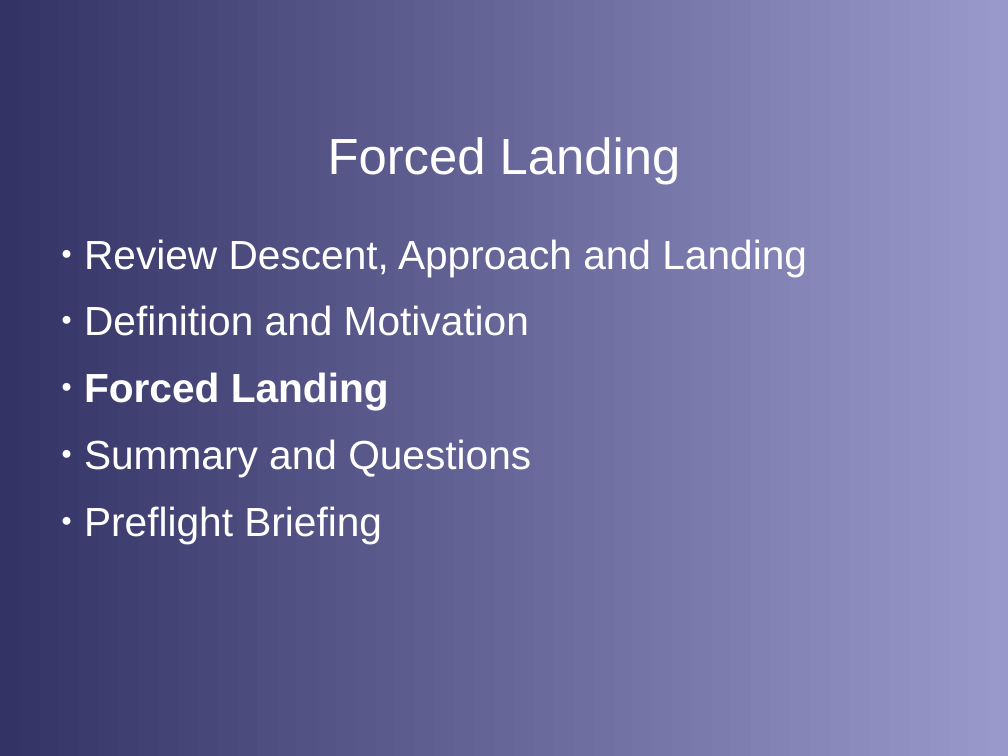
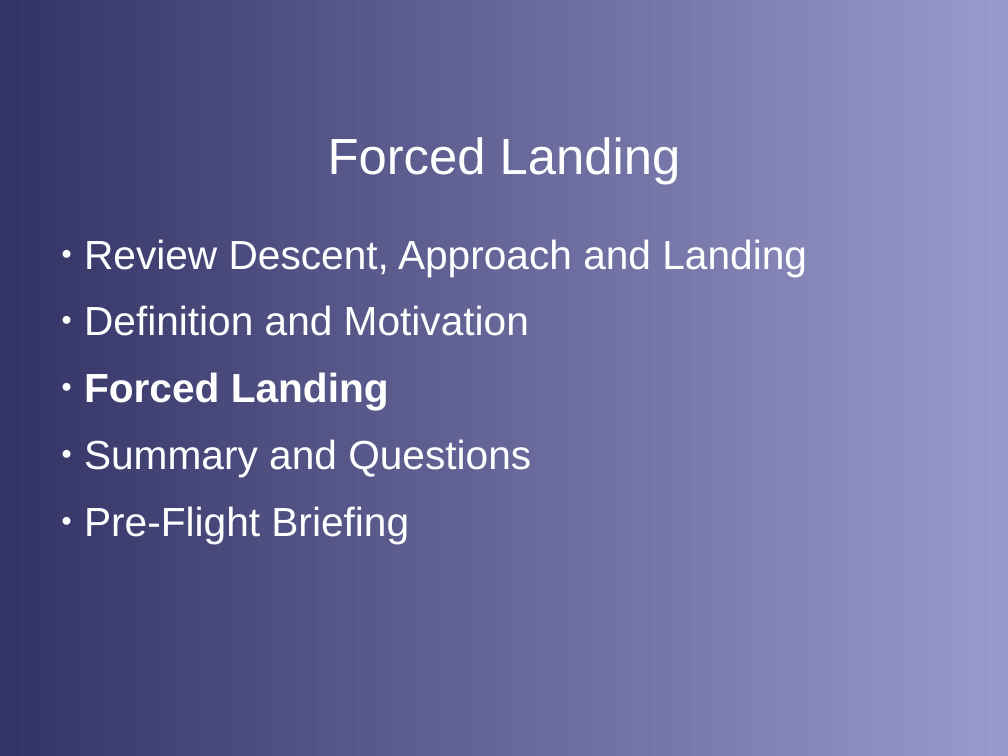
Before and after one commit to stephanheinemann/flight, a slide deck: slide 2 of FI/ForcedLanding/ForcedLanding.odp. Drawn at 1008x756 pixels with LibreOffice and Linux fonts; fonts in the diff are those of the drawing; background and template pictures are left out. Boxes give left, top, right and bottom in pixels: in the first picture for what was removed or moved away, otherwise in the second. Text is boxed around its words. In the diff, an @@ line names an element or a change of style, - is before the commit and + after.

```diff
--- a/FI/ForcedLanding/ForcedLanding.odp
+++ b/FI/ForcedLanding/ForcedLanding.odp
@@ text at (x1=84, y1=506, x2=409, y2=543): text changed @@
-● Preflight Briefing
+● Pre-Flight Briefing
```
Also in this commit, not shown: 1 other slide changed, 1 other file.
